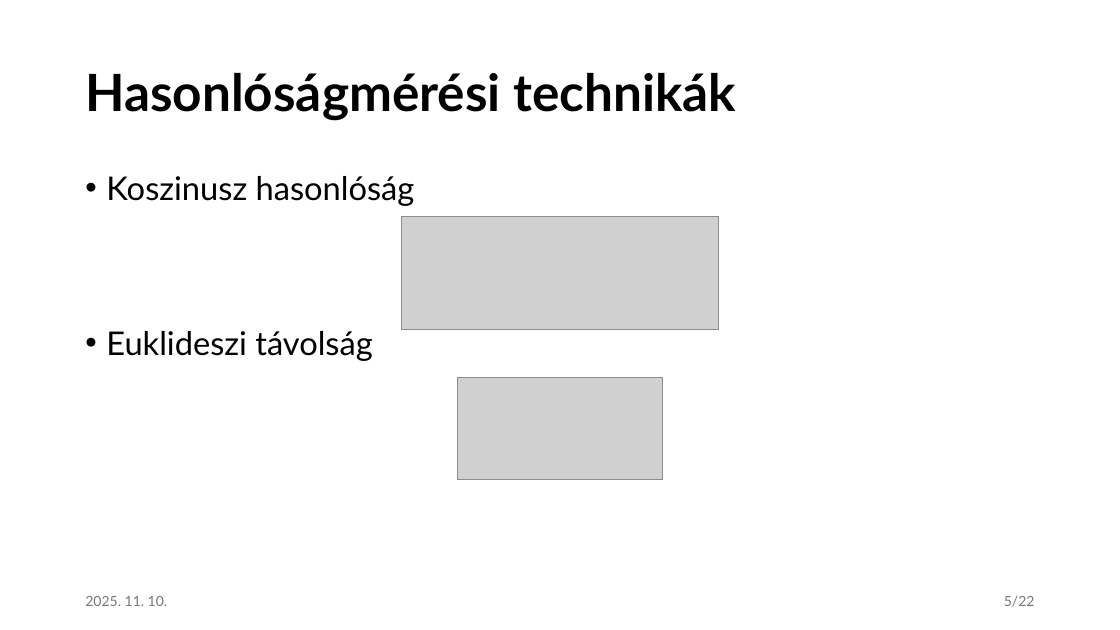
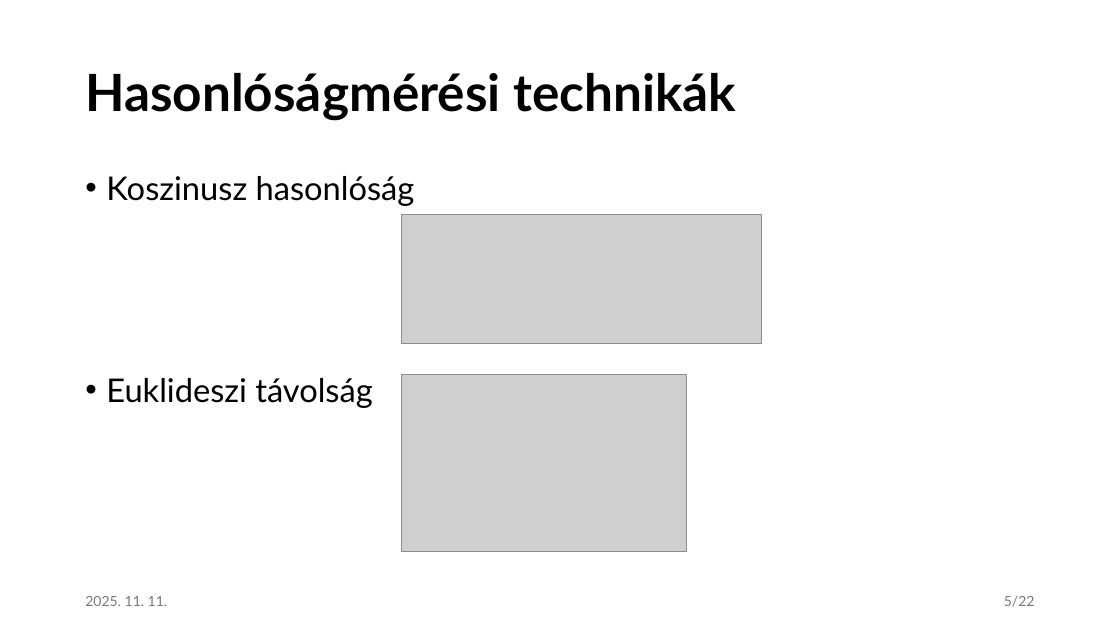
Before and after one commit to czotterbenedek/rag-onlineclustering-optimization, a slide deck: slide 5 of tdk/CzotterBenedek_TDK_javitott.pptx. Drawn at 1120x630 pixels with LibreOffice and Linux fonts; fonts in the diff are those of the drawing; grey boxes stand for pictures. Boxes give left, top, right and bottom in pixels: in the first picture for what was removed or moved away, otherwise in the second. Text is boxed around its words. In the diff, an @@ line names an element or a change of style, - is before the commit and + after.

```diff
--- a/tdk/CzotterBenedek_TDK_javitott.pptx
+++ b/tdk/CzotterBenedek_TDK_javitott.pptx
@@ text "Koszinusz hasonlóság" rewrapped from (106,176,415,361) to (106,176,415,408) @@
@@ picture: place and size @@
-picture at (402,216,719,329)
+picture at (402,215,762,344)
@@ picture added at (402,375,687,551) @@
@@ picture removed at (458,377,662,479) @@
@@ text at (85,596,168,606): text changed @@
-2025. 11. 10.
+2025. 11. 11.
```
Also in this commit, not shown: 19 other slides changed.
